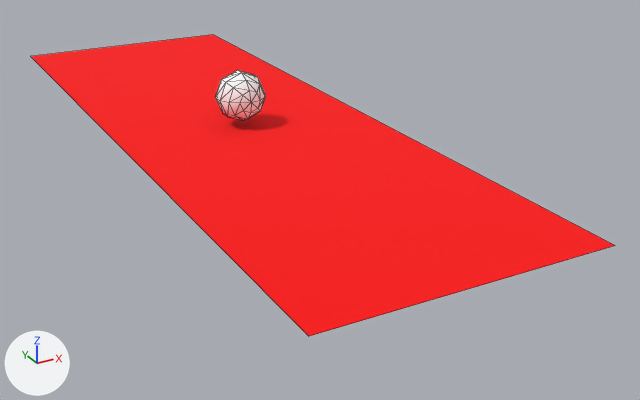
The OBJ model Src/testdata/sphere8.obj: old version first, new version second.
Camera for both pictures: a camera (50 mm lens) standing at (-13.5, -30.9, 10.3) and looking at (2.0, -2.7, -3.9). Every picture has the same lights, and +X, +Y and +Z are marked at lower left. Mesh edges are drawn as thin lines. Where no turn or scale is listed for an object, it has been applied to the vertices.
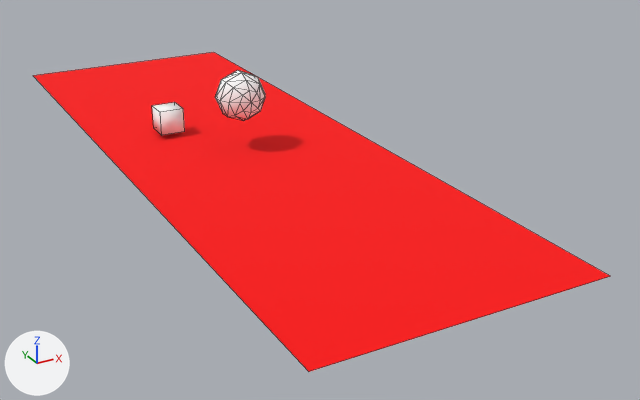
Diff of the bpy script that builds the scene:
```diff
--- a/Src/testdata/sphere8.obj.py
+++ b/Src/testdata/sphere8.obj.py
@@ me_plane @@
 me_plane.from_pydata(...)  # 4 vertices, 1 face; spans x -5.0..5.0, y -15.0..15.0, z -1.2
 # used by ob_plane; location = (0.0, 0.0, 0.0)
+# me_plane part 1: the whole mesh is moved by (0.0, 0.0, -1.0)
 me_plane.materials.append(mat_mirror)
@@ me_cube @@
+me_cube.from_pydata(...)  # a box spanning x -2.5..-1.5, y 2.5..3.5, z -2.0..-1.0
+me_cube.materials.append(mat_diffuse)  # white #ffffff
@@ ob_cube @@
+ob_cube = bpy.data.objects.new('cube', me_cube)
+ob_cube.location = (0.0, 0.0, 0.0)
```

Where the change shows, as pixel boxes [x1, y1, x2, y2] in the pictures (640 x 400 px):
'plane', mesh moved: before [30, 35, 615, 336]; after [33, 52, 610, 372]
'cube', added: after [152, 102, 185, 135]
